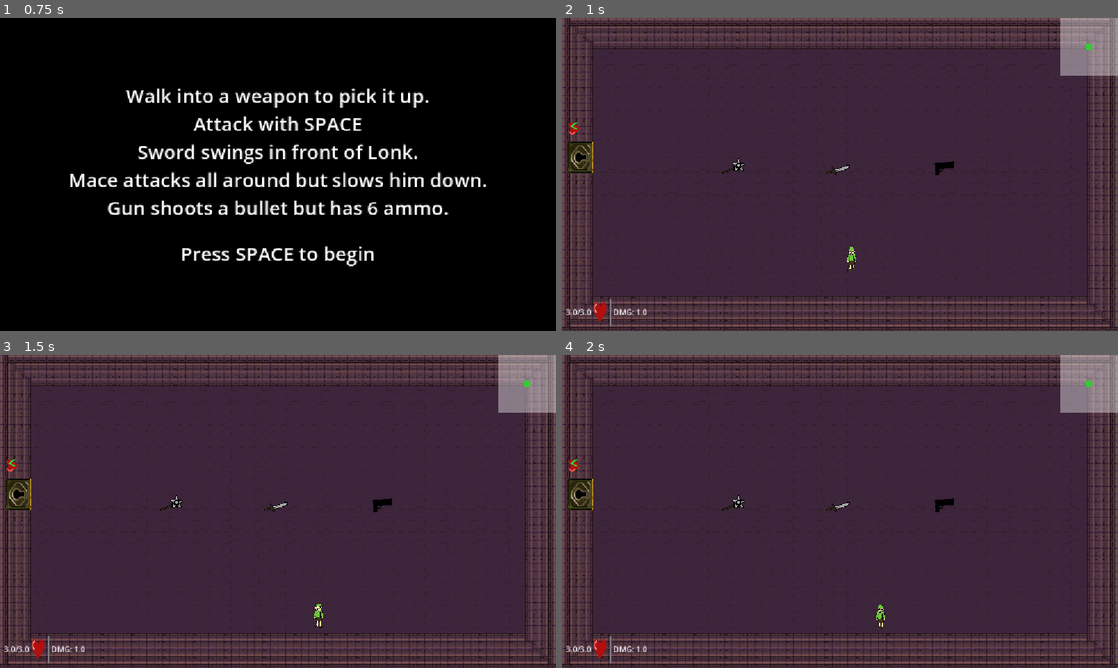
Above: before the commit, frames 1-4 (two rows, left to right).
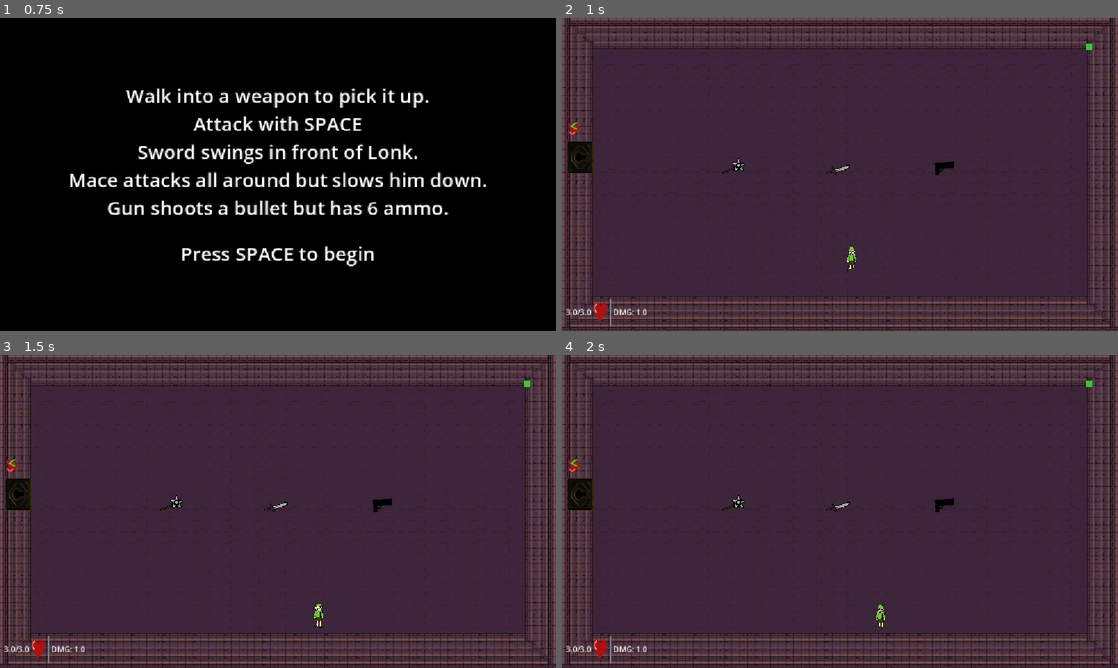
Above: after the commit, the same moments.

Repository: aradaynt/ZeldaRogueLite
Game: Godot game, scene res://scenes/main_menu.tscn
The game is run twice, just before and just after one commit, with the same random seed, the same clock (stepped at 60 frames per second) and the same inputs. The engine's default icon, where the game draws it, is replaced by a stand-in: a white triangle on a blue panel in a dark square.
Inputs:
- Up to frame 1 (0.75 s): tap Enter (ui_accept) at 0.5 s; hold Right (ui_right) from 0.53 s (still down); hold E (attack) from 0.53 s (still down)
- Up to frame 2 (1 s): keep holding Right (ui_right); keep holding E (attack); tap Enter (ui_accept) at 0.77, 0.8 s
- Up to frame 3 (1.5 s): tap Enter (ui_accept) at 1.07, 1.25, 1.35 s; release Right (ui_right) at 1.28 s; release E (attack) at 1.28 s; hold Down (ui_down) from 1.28 s (still down)
- Up to frame 4 (2 s): keep holding Down (ui_down); tap Enter (ui_accept) at 1.52, 1.82 s; tap E (attack) at 1.55 s

Frame 1 is identical in both runs. In frame 2, 2.2% of the frame differs, in the area x 1-100%, y 0-50%; in frame 3, 2.2%; in frame 4, 2.2%.

Commit message:
Added Music and Sounds

Diff:
--- a/project.godot
+++ b/project.godot
@@ -19,6 +19,7 @@
 
 GameManager="*res://scripts/game_manager.gd"
 Hud="*res://scenes/HUD.tscn"
+AudioManager="*res://scenes/audio_manager.tscn"
 
 [display]
 
--- a/scenes/HUD.tscn
+++ b/scenes/HUD.tscn
@@ -57,7 +57,7 @@
 offset_left = -120.0
 offset_bottom = 120.0
 grow_horizontal = 0
-color = Color(1, 1, 1, 0.39215687)
+color = Color(1, 1, 1, 0)
 
 [node name="MapRenderer" type="Control" parent="CanvasLayer/MinimapBackground"]
 layout_mode = 1
--- /dev/null
+++ b/scenes/audio_manager.tscn
@@ -0,0 +1,34 @@
+[gd_scene load_steps=9 format=3 uid="uid://8rauilb5y2rh"]
+
+[ext_resource type="Script" uid="uid://c1mmrmvrb332" path="res://scripts/audio_manager.gd" id="1_m6ggh"]
+[ext_resource type="AudioStream" uid="uid://baf0sq0mwm8p" path="res://assets/music/background.mp3" id="2_aoitu"]
+[ext_resource type="AudioStream" uid="uid://ddi00hl5u83d6" path="res://assets/music/boss.mp3" id="3_njtn3"]
+[ext_resource type="AudioStream" uid="uid://nnmcs18y3aan" path="res://assets/sounds/victory.mp3" id="4_kq7b2"]
+[ext_resource type="AudioStream" uid="uid://c6w3l2o5xiipj" path="res://assets/music/menu.mp3" id="5_njtn3"]
+[ext_resource type="AudioStream" uid="uid://chpa2e3k02xkq" path="res://assets/sounds/gameover.mp3" id="6_kq7b2"]
+[ext_resource type="AudioStream" uid="uid://pkt73abcmil4" path="res://assets/sounds/select.mp3" id="7_kq7b2"]
+[ext_resource type="AudioStream" uid="uid://c1e5gyidoflhh" path="res://assets/sounds/itemPickup.mp3" id="8_02gw7"]
+
+[node name="AudioManager" type="Node"]
+script = ExtResource("1_m6ggh")
+
+[node name="BgMusic" type="AudioStreamPlayer" parent="."]
+stream = ExtResource("2_aoitu")
+
+[node name="BossMusic" type="AudioStreamPlayer" parent="."]
+stream = ExtResource("3_njtn3")
+
+[node name="VictoryMusic" type="AudioStreamPlayer" parent="."]
+stream = ExtResource("4_kq7b2")
+
+[node name="MenuMusic" type="AudioStreamPlayer" parent="."]
+stream = ExtResource("5_njtn3")
+
+[node name="GameOverMusic" type="AudioStreamPlayer" parent="."]
+stream = ExtResource("6_kq7b2")
+
+[node name="SelectSound" type="AudioStreamPlayer" parent="."]
+stream = ExtResource("7_kq7b2")
+
+[node name="ItemPickup" type="AudioStreamPlayer" parent="."]
+stream = ExtResource("8_02gw7")
--- a/scenes/boss.tscn
+++ b/scenes/boss.tscn
@@ -8,6 +8,7 @@
 [ext_resource type="Texture2D" uid="uid://cd1ad0kqnbm8i" path="res://assets/images/Undead executioner puppet/idle2.png" id="5_0onds"]
 [ext_resource type="Texture2D" uid="uid://cju4cnmcy4stx" path="res://assets/images/Undead executioner puppet/skill1.png" id="6_lfs1x"]
 [ext_resource type="Texture2D" uid="uid://c2nyliuaj7oe2" path="res://assets/images/Undead executioner puppet/summon.png" id="7_8eiau"]
+[ext_resource type="AudioStream" uid="uid://dc4gx7syojgn1" path="res://assets/sounds/bosshurt.mp3" id="9_2avx2"]
 
 [sub_resource type="AtlasTexture" id="AtlasTexture_vn2fc"]
 atlas = ExtResource("2_qsl3t")
@@ -526,6 +527,9 @@
 shape = SubResource("CircleShape2D_qsl3t")
 disabled = true
 
+[node name="BossHurt" type="AudioStreamPlayer" parent="."]
+stream = ExtResource("9_2avx2")
+
 [connection signal="frame_changed" from="AnimatedSprite2D" to="." method="_on_animated_sprite_2d_frame_changed"]
 [connection signal="body_entered" from="Hitbox" to="." method="_on_hitbox_body_entered"]
 [connection signal="body_entered" from="ScytheHitbox" to="." method="_on_scythe_hitbox_body_entered"]
--- a/scenes/enemy.tscn
+++ b/scenes/enemy.tscn
@@ -6,6 +6,7 @@
 [ext_resource type="Texture2D" uid="uid://bek3syvmfxqpp" path="res://assets/images/robot002.png" id="4_nenq2"]
 [ext_resource type="Texture2D" uid="uid://bfi8vr7m47naw" path="res://assets/images/robot003.png" id="5_md484"]
 [ext_resource type="Texture2D" uid="uid://btn7jfepwjyrr" path="res://assets/images/robot004.png" id="6_ipns3"]
+[ext_resource type="AudioStream" uid="uid://dm01xy7st1gnh" path="res://assets/sounds/slimehurt.mp3" id="7_nenq2"]
 
 [sub_resource type="SpriteFrames" id="SpriteFrames_8qclf"]
 animations = [{
@@ -74,6 +75,9 @@
 scale = Vector2(0.8, 0.8)
 shape = SubResource("CapsuleShape2D_4ra3w")
 
+[node name="HurtSound" type="AudioStreamPlayer" parent="."]
+stream = ExtResource("7_nenq2")
+
 [connection signal="body_entered" from="DetectionZone" to="." method="_on_detection_zone_body_entered"]
 [connection signal="body_exited" from="DetectionZone" to="." method="_on_detection_zone_body_exited"]
 [connection signal="body_entered" from="HurtBox" to="." method="_on_hurt_box_body_entered"]
--- a/scenes/player.tscn
+++ b/scenes/player.tscn
@@ -35,6 +35,10 @@
 [ext_resource type="Texture2D" uid="uid://cjms7irammg1y" path="res://assets/images/mace/slam5.png" id="27_cs1tg"]
 [ext_resource type="Texture2D" uid="uid://xs6d3tadwy0e" path="res://assets/images/mace/slam6.png" id="28_2dvfe"]
 [ext_resource type="Texture2D" uid="uid://byiwkgf4wyspu" path="res://assets/images/sword/swing6.png" id="28_md1ol"]
+[ext_resource type="AudioStream" uid="uid://cdydirksjep4m" path="res://assets/sounds/sword.mp3" id="36_j2b1d"]
+[ext_resource type="AudioStream" uid="uid://vh6r07rf6d41" path="res://assets/sounds/mace.mp3" id="37_cs1tg"]
+[ext_resource type="AudioStream" uid="uid://xcglolgw02q1" path="res://assets/sounds/gun.mp3" id="38_2dvfe"]
+[ext_resource type="AudioStream" uid="uid://by4fo7q5e31nj" path="res://assets/sounds/hurt.mp3" id="39_giy8y"]
 
 [sub_resource type="CircleShape2D" id="CircleShape2D_qhqgy"]
 radius = 97.0
@@ -308,5 +312,20 @@
 sprite_frames = SubResource("SpriteFrames_i4ail")
 animation = &"sword"
 
+[node name="SwordSound" type="AudioStreamPlayer" parent="Player"]
+stream = ExtResource("36_j2b1d")
+volume_db = -10.209
+
+[node name="MaceSound" type="AudioStreamPlayer" parent="Player"]
+stream = ExtResource("37_cs1tg")
+volume_db = -10.209
+
+[node name="GunSound" type="AudioStreamPlayer" parent="Player"]
+stream = ExtResource("38_2dvfe")
+volume_db = -8.933
+
+[node name="HurtSound" type="AudioStreamPlayer" parent="Player"]
+stream = ExtResource("39_giy8y")
+
 [connection signal="body_entered" from="Player/MaceHitbox" to="Player" method="_on_mace_hitbox_body_entered"]
 [connection signal="body_entered" from="Player/WeaponPivot/SwordHitbox" to="Player" method="_on_sword_hitbox_body_entered"]
--- /dev/null
+++ b/scripts/audio_manager.gd
@@ -0,0 +1,47 @@
+extends Node
+
+@onready var menu_music = $MenuMusic
+@onready var bg_music = $BgMusic
+@onready var boss_music = $BossMusic
+@onready var victory_music = $VictoryMusic
+@onready var game_over_music = $GameOverMusic
+@onready var select_sound = $SelectSound
+@onready var item_sound = $ItemPickup
+
+func stop_all():
+	menu_music.stop()
+	bg_music.stop()
+	boss_music.stop()
+	victory_music.stop()
+	game_over_music.stop()
+
+func play_menu_music():
+	if not menu_music.playing:
+		stop_all()
+		menu_music.play()
+
+func play_bg_music():
+	if not bg_music.playing:
+		stop_all()
+		bg_music.play()
+
+func play_boss_music():
+	if not boss_music.playing:
+		stop_all()
+		boss_music.play()
+
+func play_victory_music():
+	if not victory_music.playing:
+		stop_all()
+		victory_music.play()
+
+func play_game_over_music():
+	if not game_over_music.playing:
+		stop_all()
+		game_over_music.play()
+
+func play_select():
+	select_sound.play()
+
+func play_item():
+	item_sound.play()
--- a/scripts/boss.gd
+++ b/scripts/boss.gd
@@ -19,6 +19,7 @@
 @onready var anim = $AnimatedSprite2D
 @onready var danger_icon = $DangerIcon
 @onready var scythe_collision = $ScytheHitbox/CollisionShape2D
+@onready var hurt_sound = $BossHurt
 
 
 func _ready():
@@ -103,6 +104,7 @@
 		get_tree().current_scene.add_child(new_spirit)
 
 func take_damage(amount, _source_position):
+	hurt_sound.play()
 	current_hp -= amount
 	health_bar.value = current_hp
 	print("Boss took damage! HP: ", current_hp)
--- a/scripts/door.gd
+++ b/scripts/door.gd
@@ -89,7 +89,6 @@
 		else:
 			solid_blocker.set_deferred("disabled", true)
 
-		# Look ahead at the coordinate this door leads to
 		var target_coords = GameManager.current_room_coords + get_direction_vector()
 		var target_room_name = "room_" + str(target_coords.x) + "_" + str(target_coords.y)
 
--- a/scripts/enemy.gd
+++ b/scripts/enemy.gd
@@ -6,6 +6,7 @@
 
 var knockback = Vector2.ZERO
 var is_stunned = false
+@onready var hurt_sound = $HurtSound
 
 func _physics_process(delta):
 	if is_stunned:
@@ -29,6 +30,7 @@
 	move_and_slide()
 
 func take_damage(amount, source_position):
+	hurt_sound.play()
 	hp -=amount
 	print("Enemy took ", amount, " damage. HP left: ", hp)
 	var knockback_direction = (global_position - source_position).normalized()
--- a/scripts/final_reward.gd
+++ b/scripts/final_reward.gd
@@ -7,5 +7,6 @@
 func _on_body_entered(body):
 	if body.name == "Player":
 		print("Lonk touched the Fiforce! YOU WIN!")
+		AudioManager.play_victory_music()
 		get_tree().call_deferred("change_scene_to_file","res://scenes/Victory.tscn")
 		queue_free()
--- a/scripts/game_manager.gd
+++ b/scripts/game_manager.gd
@@ -29,7 +29,7 @@
 func _ready():
 	generate_dungeon(10)
 
-func generate_dungeon(target_rooms: int = 10):
+func generate_dungeon(target_rooms):
 	map_grid.clear()
 	cleared_rooms.clear()
 	current_room_coords = Vector2.ZERO
--- a/scripts/game_over.gd
+++ b/scripts/game_over.gd
@@ -2,6 +2,7 @@
 
 @onready var stats_label = $CenterContainer/VBoxContainer/StatsLabel
 func _ready():
+	AudioManager.play_game_over_music()
 	if Hud.has_node("CanvasLayer"):
 		Hud.get_node("CanvasLayer").visible = false
 	var score = GameManager.cleared_rooms.size()
@@ -9,6 +10,7 @@
 
 func _input(event):
 	if event.is_action_pressed("ui_accept"):
+		AudioManager.play_select()
 		return_to_menu()
 
 func return_to_menu():
--- a/scripts/main.gd
+++ b/scripts/main.gd
@@ -6,6 +6,10 @@
 var reward_scene = preload("res://scenes/reward_pedistal.tscn")
 
 func _ready():
+	if is_boss_room:
+		AudioManager.play_boss_music()
+	else:
+		AudioManager.play_bg_music()
 	if not GameManager.visited_rooms.has(GameManager.current_room_coords):
 		GameManager.visited_rooms.append(GameManager.current_room_coords)
 
@@ -26,9 +30,18 @@
 		if enemies.size() > 0:
 			lock_all_doors()
 		else:
-			if not GameManager.cleared_rooms.has(room_name):
-				GameManager.cleared_rooms.append(room_name)
-			unlock_all_doors()
+			if GameManager.current_room_coords == Vector2.ZERO and GameManager.equipped_weapon == "":
+				print("DEBUG: Start room. Lonk is unarmed. LOCKING DOORS.")
+				lock_all_doors()
+
+				for child in get_children():
+					if "WeaponPickup" in child.name:
+						if child.has_signal("picked_up") and not child.picked_up.is_connected(_on_reward_picked_up):
+							child.picked_up.connect(_on_reward_picked_up)
+			else:
+				if not GameManager.cleared_rooms.has(room_name):
+					GameManager.cleared_rooms.append(room_name)
+				unlock_all_doors()
 
 	var player = $Player
 
--- a/scripts/main_menu.gd
+++ b/scripts/main_menu.gd
@@ -10,6 +10,7 @@
 const COLOR_NORMAL = Color(0,0, 0)
 
 func _ready():
+	AudioManager.play_menu_music()
 	GameManager.reset_run()
 	update_selection_visuals()
 	Hud.get_node("CanvasLayer").visible = false
@@ -24,6 +25,7 @@
 		update_selection_visuals()
 
 	if event.is_action_pressed("ui_accept"):
+		AudioManager.play_select()
 		start_selected_game()
 
 func update_selection_visuals():
--- a/scripts/player.gd
+++ b/scripts/player.gd
@@ -28,6 +28,10 @@
 @onready var weapon_pivot = $WeaponPivot
 @onready var sword_collision = $WeaponPivot/SwordHitbox/CollisionShape2D
 @onready var mace_collision = $MaceHitbox/CollisionShape2D
+@onready var sword_sound = $SwordSound
+@onready var mace_sound = $MaceSound
+@onready var gun_sound = $GunSound
+@onready var hurt_sound = $HurtSound
 
 func _ready():
 	if GameManager.equipped_weapon != "":
@@ -114,6 +118,7 @@
 
 	match current_weapon:
 		Weapon.SWORD:
+			sword_sound.play()
 			print("Swung sword in direction ", facing_direction, " for ", get_total_damage(), " damage")
 			sword_collision.disabled = false
 			$WeaponPivot/SwordHitbox/WeaponAnim.visible = true
@@ -122,6 +127,7 @@
 			$WeaponPivot/SwordHitbox/WeaponAnim.visible = false
 			sword_collision.disabled = true
 		Weapon.MACE:
+			mace_sound.play()
 			print("Slammed mace around Lonk for ", get_total_damage(), " damage")
 			mace_collision.disabled = false
 			$MaceHitbox/MaceAnim.visible = true
@@ -132,6 +138,7 @@
 		Weapon.GUN:
 			if current_ammo > 0:
 				current_ammo -= 1
+				gun_sound.play()
 				print("Shot bullet in direction ", facing_direction, "! Ammo left ", current_ammo)
 				var new_bullet = bullet_scene.instantiate()
 
@@ -170,6 +177,7 @@
 	if is_invincible:
 		return
 
+	hurt_sound.play()
 	current_hp -= amount
 	print("Lonk took Damage! HP left: ", current_hp)
 	GameManager.player_current_hp = current_hp
--- a/scripts/reward_pedistal.gd
+++ b/scripts/reward_pedistal.gd
@@ -25,6 +25,7 @@
 			sprite.texture = tex_max_hp
 
 func _on_body_entered(body):
+	AudioManager.play_item()
 	if is_collected: return
 	if body.name == "Player":
 		if is_collected: return
--- a/scripts/tutorial_screen.gd
+++ b/scripts/tutorial_screen.gd
@@ -2,6 +2,7 @@
 
 func _input(event):
 	if event.is_action_pressed("ui_accept"):
+		AudioManager.play_select()
 		start_journey()
 
 func start_journey():
--- a/scripts/victory.gd
+++ b/scripts/victory.gd
@@ -5,4 +5,5 @@
 
 func _unhandled_input(event):
 	if event.is_action_pressed("attack"):
+		AudioManager.play_select()
 		get_tree().call_deferred("change_scene_to_file", "res://scenes/main_menu.tscn")
--- a/scripts/weapon_pickup.gd
+++ b/scripts/weapon_pickup.gd
@@ -20,6 +20,7 @@
 func _on_area_2d_body_entered(body: Node2D) -> void:
 	if body.is_in_group("player"):
 		print("Lonk swapped to: ", weapon_name)
+		AudioManager.play_item()
 
 		GameManager.equipped_weapon = weapon_name
 
Binary file removed: assets/images/Character_animation/monsters_idle/skeleton1/v1/skeleton_v1_1.png
Not shown, removed: assets/images/Character_animation/monsters_idle/skeleton1/v1/skeleton_v1_1.png.import
Binary file removed: assets/images/Character_animation/monsters_idle/skeleton1/v1/skeleton_v1_2.png
Not shown, removed: assets/images/Character_animation/monsters_idle/skeleton1/v1/skeleton_v1_2.png.import
Binary file removed: assets/images/Character_animation/monsters_idle/skeleton1/v1/skeleton_v1_3.png
Not shown, removed: assets/images/Character_animation/monsters_idle/skeleton1/v1/skeleton_v1_3.png.import
Binary file removed: assets/images/Character_animation/monsters_idle/skeleton1/v1/skeleton_v1_4.png
Not shown, removed: assets/images/Character_animation/monsters_idle/skeleton1/v1/skeleton_v1_4.png.import
Binary file removed: assets/images/Character_animation/monsters_idle/skeleton1/v2/skeleton_v2_1.png
Not shown, removed: assets/images/Character_animation/monsters_idle/skeleton1/v2/skeleton_v2_1.png.import
Binary file removed: assets/images/Character_animation/monsters_idle/skeleton1/v2/skeleton_v2_2.png
Not shown, removed: assets/images/Character_animation/monsters_idle/skeleton1/v2/skeleton_v2_2.png.import
(and 384 more such lines)
